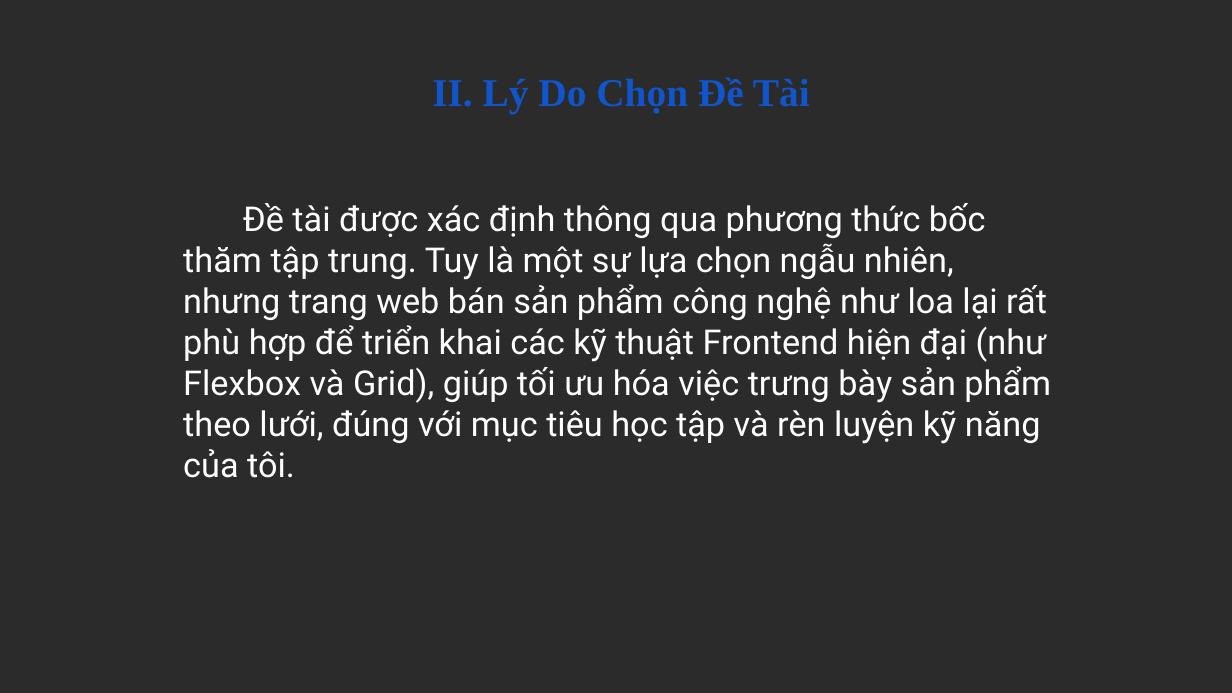
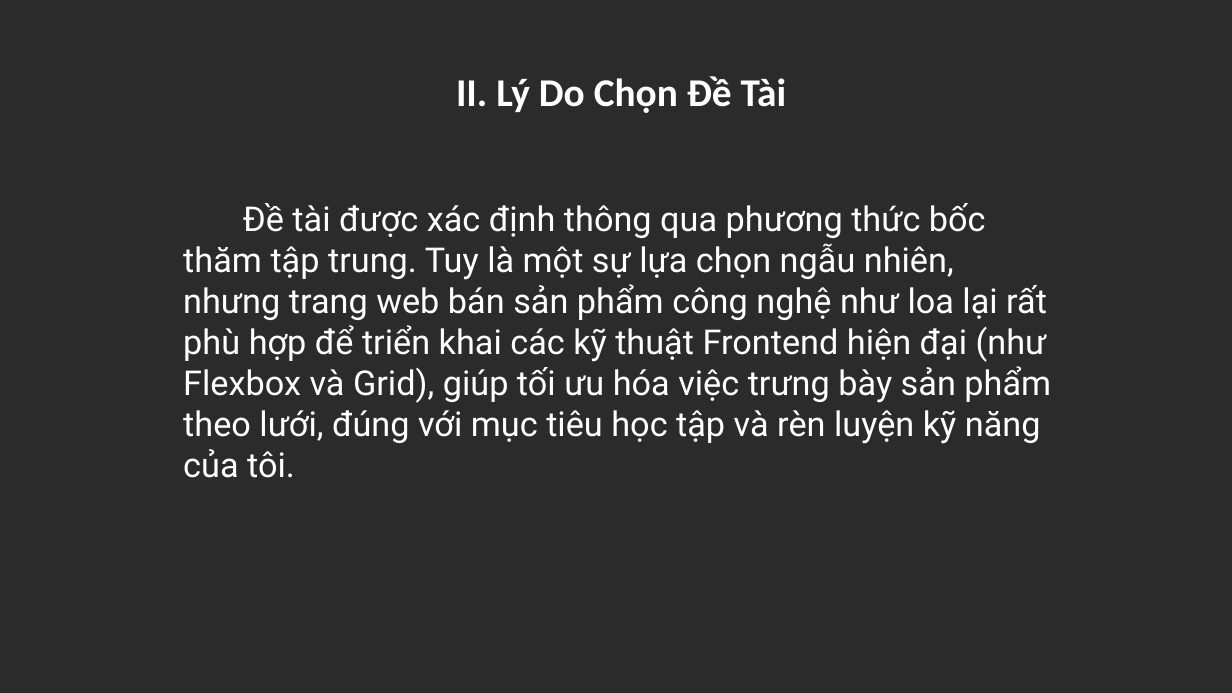
Before and after one commit to Hao-1337/HTWeb-2526HK2-BaiTapLon-Nhom5, a slide deck: slide 4 of Nhom_5_WEB.pptx. Drawn at 1232x693 pixels with LibreOffice and Linux fonts; fonts in the diff are those of the drawing; background and template pictures are left out; a plain dark background stands for a picture behind light text. Boxes give left, top, right and bottom in pixels: in the first picture for what was removed or moved away, otherwise in the second. Text is boxed around its words. In the diff, an @@ line names an element or a change of style, - is before the commit and + after.

```diff
--- a/Nhom_5_WEB.pptx
+++ b/Nhom_5_WEB.pptx
@@ text "II. Lý Do Chọn Đề ..." at <box>456,76,787,113</box>: font Times New Roman to Calibri, text colour #1155CC to #FFFFFF @@
```
Also in this commit, not shown: 6 other slides changed.
